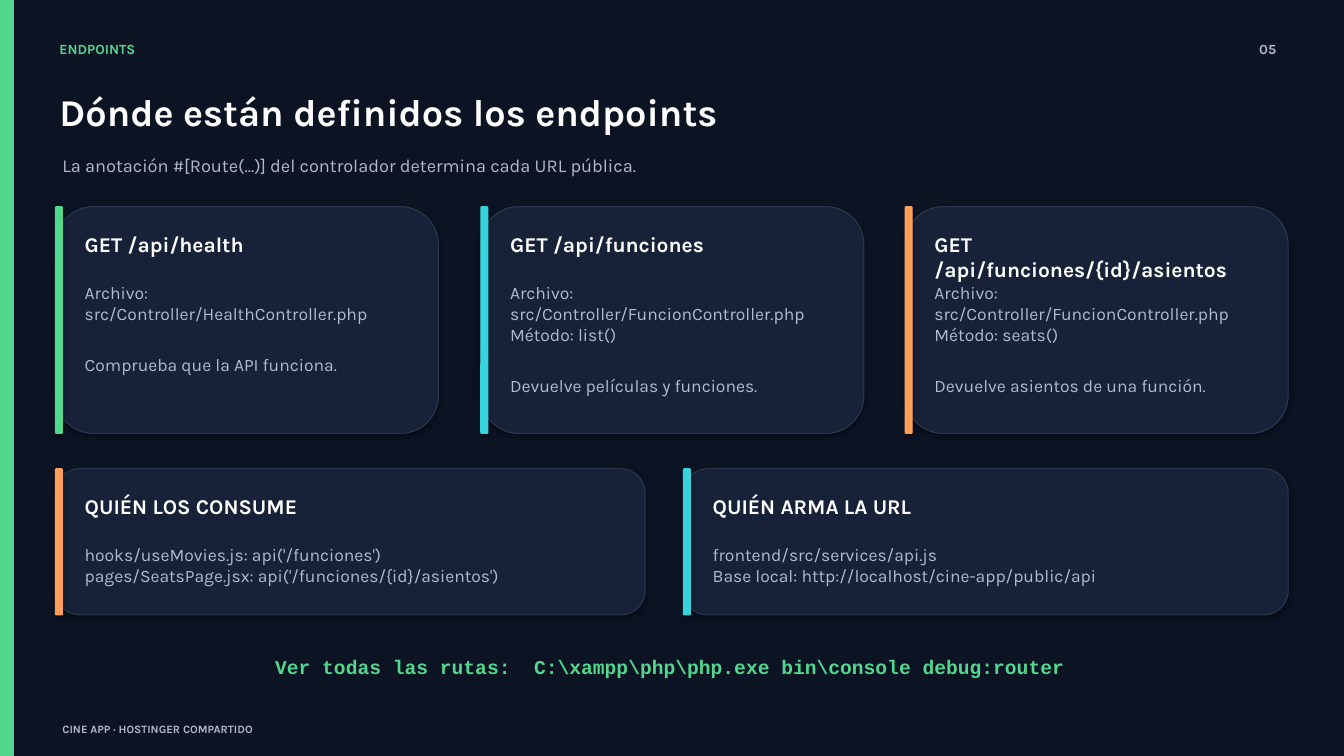
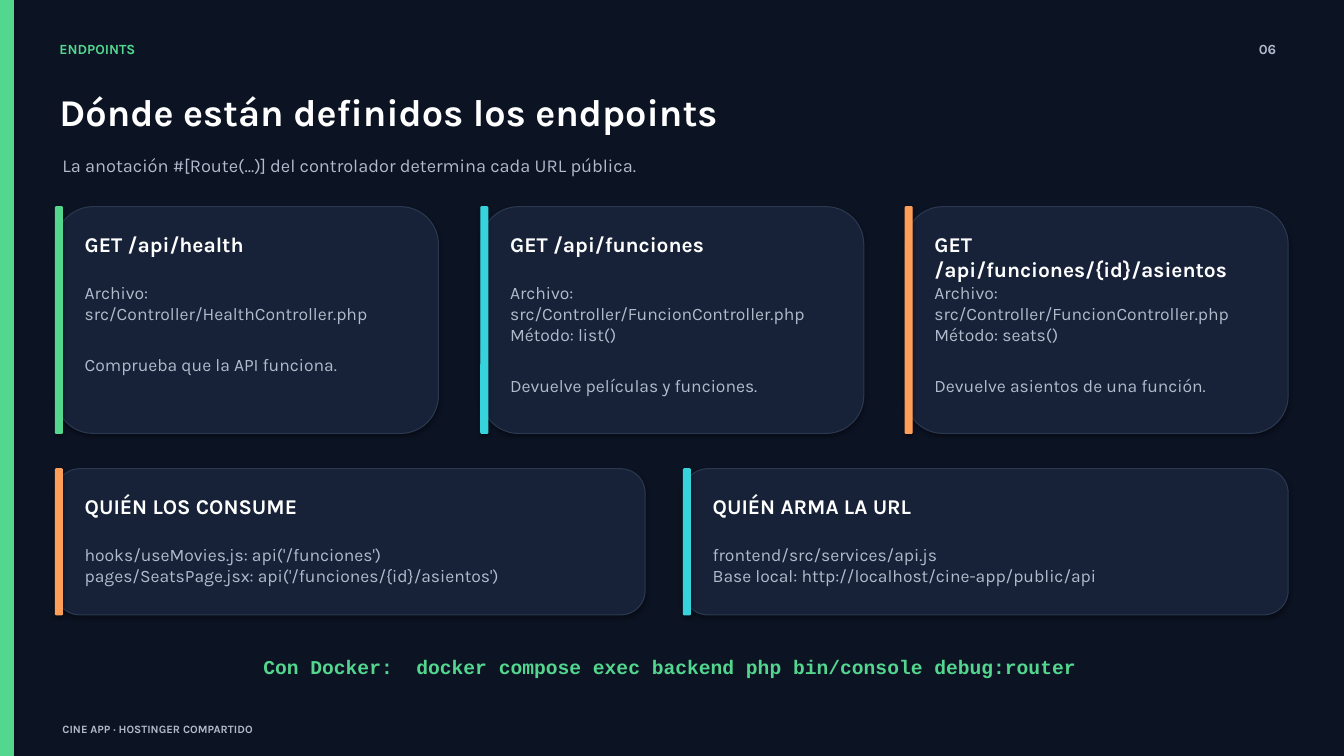
Before and after one commit to yussefomar/Cine-app, a slide deck: slide 6 of Guia_despliegue_Symfony_React_Hostinger.pptx (slide 5 before the commit). Drawn at 1344x756 pixels with LibreOffice and Linux fonts; fonts in the diff are those of the drawing. Boxes give left, top, right and bottom in pixels: in the first picture for what was removed or moved away, otherwise in the second. Text is boxed around its words. In the diff, an @@ line names an element or a change of style, - is before the commit and + after.

```diff
--- a/Guia_despliegue_Symfony_React_Hostinger.pptx
+++ b/Guia_despliegue_Symfony_React_Hostinger.pptx
@@ text at (x1=263, y1=660, x2=1075, y2=678): text changed @@
-Ver todas las rutas: C:\xampp\php\php.exe bin\console debug:router
+Con Docker: docker compose exec backend php bin/console debug:router
```
Also in this commit, not shown: 30 other slides changed, 1 slide added, 2 other files.
